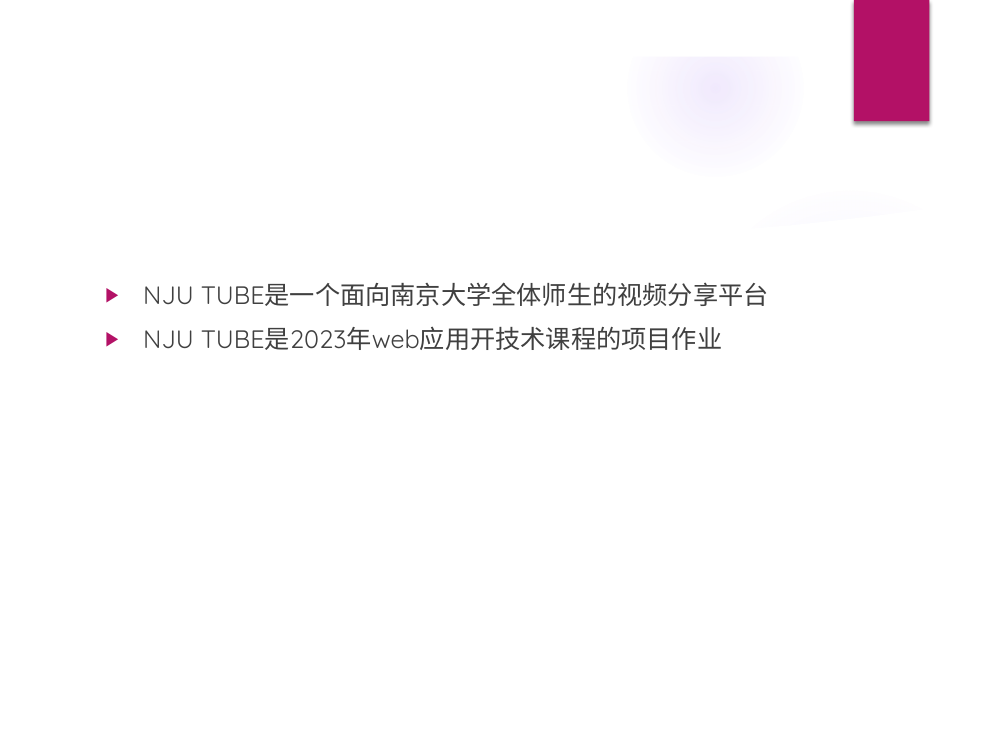
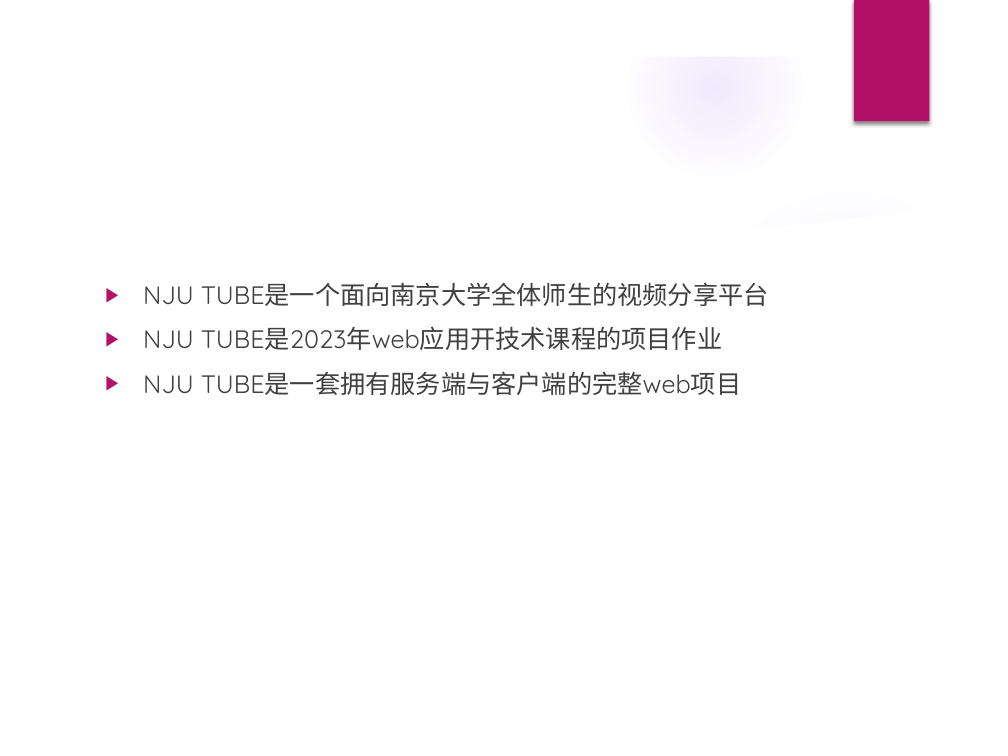
Before and after one commit to Relate13/web_2023, a slide deck: slide 2 of 项目介绍.pptx. Drawn at 1008x756 pixels with LibreOffice and Linux fonts; fonts in the diff are those of the drawing; background and template pictures are left out. Boxes give left, top, right and bottom in pixels: in the first picture for what was removed or moved away, otherwise in the second. Text is boxed around its words. In the diff, an @@ line names an element or a change of style, - is before the commit and + after.

Commit message:
Modified PPT

```diff
--- a/项目介绍.pptx
+++ b/项目介绍.pptx
@@ text at (143,371,741,395): paragraph added @@
+▶ NJU TUBE是一套拥有服务端与客户端的完整web项目
```
Also in this commit, not shown: 3 other slides changed, 2 slides added.
